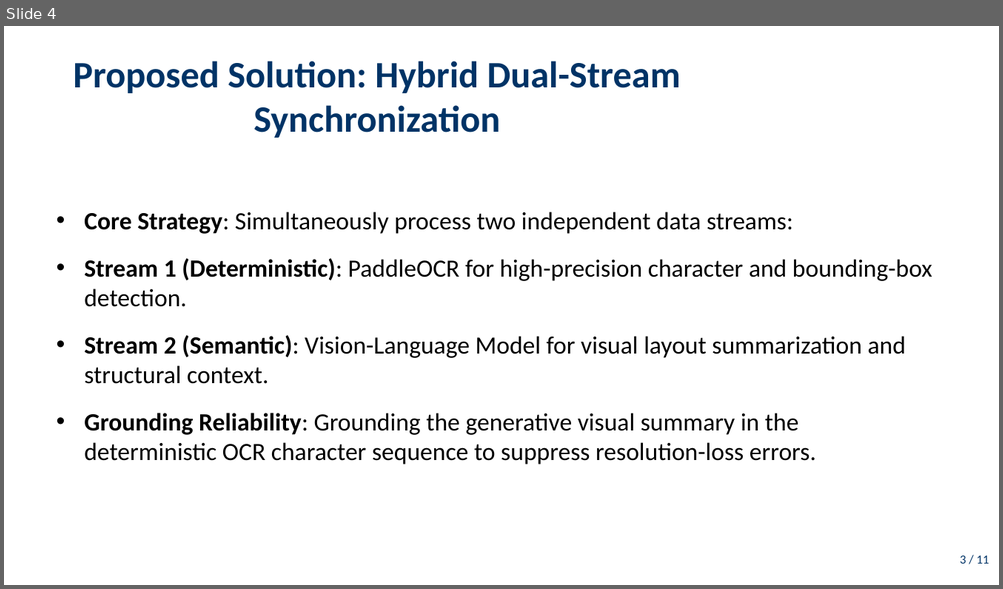
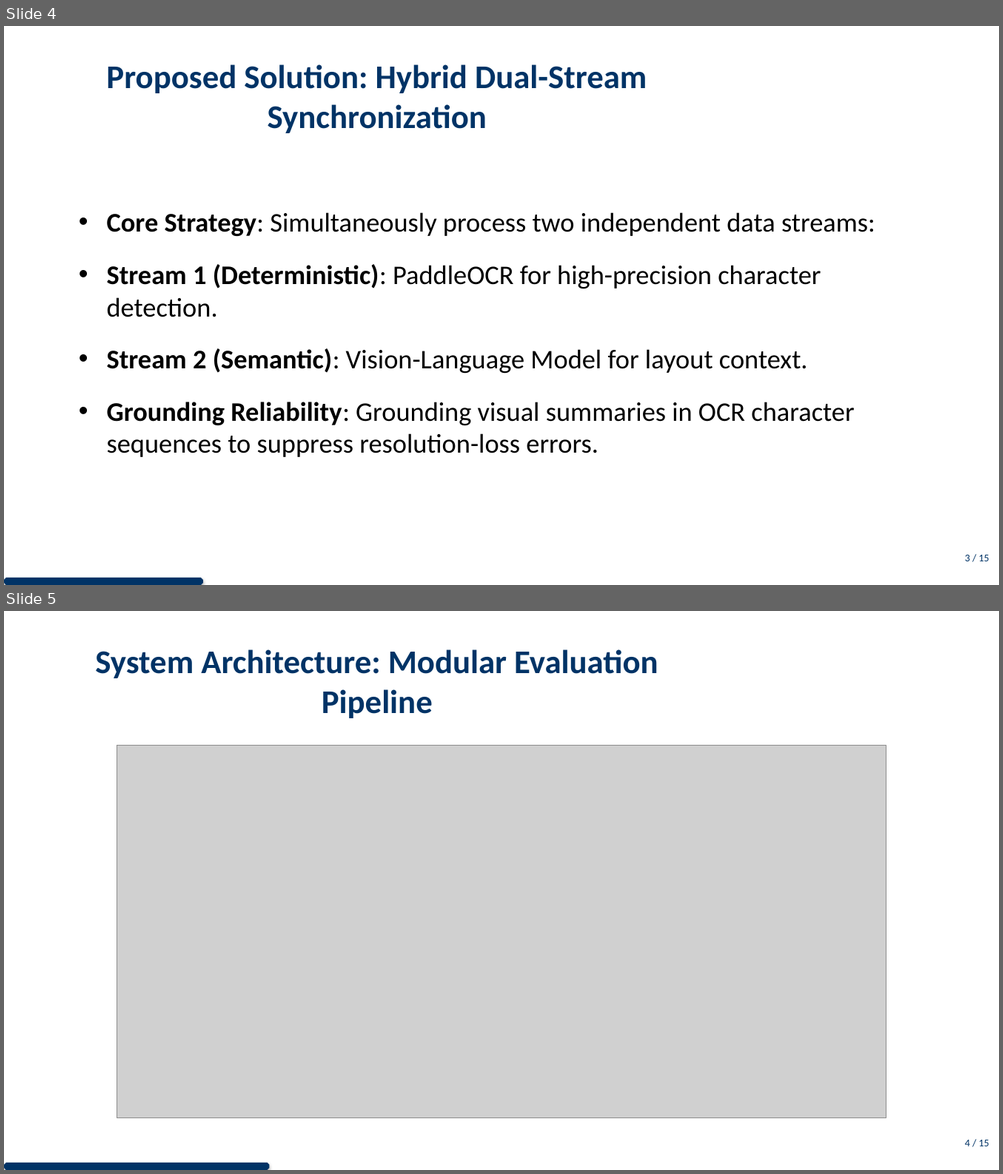
Before and after one commit to DESMOND135/DOCVQA-RAG-PERCEPTION-BENCHMARK, a slide deck: presentation/presentation.pptx. Shown one above the other, each under a label of ours: slide 4 before the commit, slides 4 and 5 after it. The pictures are 1003x589 and 1003x1174 pixels, drawn with LibreOffice and Linux fonts; fonts in the diff are those of the drawing; grey boxes stand for pictures. Boxes give left, top, right and bottom in pixels: in the first picture for what was removed or moved away, otherwise in the second. Text is boxed around its words. In the diff, an @@ line names an element or a change of style, - is before the commit and + after.

Commit message:
Defense Presentation Masterclass: Separated diagrams for visual impact, centralized all slide titles, and implemented a premium Navy Blue branding system with progress tracking.

```diff
--- a/presentation/presentation.pptx
+++ b/presentation/presentation.pptx
@@ slide 5 added at (4, 611, 999, 1170), background #FFFFFF @@
@@ title added at (95, 649, 657, 718), 32 pt, text #003366, bold @@
+System Architecture: Modular Evaluation Pipeline
@@ picture added at (117, 745, 886, 1119) @@
@@ text added at (965, 1140, 989, 1147), 10 pt, text #003366 @@
+4 / 15
@@ octagon added at (4, 1163, 270, 1170), fill #003366 @@
@@ slide 4 changed as well @@
@@ title "Proposed Solution: Hybrid Dual-Stream Synchronization" at (106, 64, 646, 133): size 36 to 32 pt @@
@@ text "Core Strategy: Simultaneously process two ...": place and size @@
-text "Core Strategy: Simultaneously process two ..." at (84, 212, 932, 465)
+text "Core Strategy: Simultaneously process two ..." at (107, 212, 875, 457)
@@ text at (107, 212, 875, 236): size 24 to 26 pt in "Core Strategy: Simultaneously process two independent data ..."; more space between paragraphs @@
@@ text at (107, 264, 854, 457): text changed; size 24 to 26 pt @@
-• Stream 1 (Deterministic): PaddleOCR for high-precision character and bounding-box detection.
-• Stream 2 (Semantic): Vision-Language Model for visual layout summarization and structural context.
-• Grounding Reliability: Grounding the generative visual summary in the deterministic OCR character sequence to suppress resolution-loss errors.
+• Stream 1 (Deterministic): PaddleOCR for high-precision character detection.
+• Stream 2 (Semantic): Vision-Language Model for layout context.
+• Grounding Reliability: Grounding visual summaries in OCR character sequences to suppress resolution-loss errors.
@@ text at (965, 555, 989, 562): text changed; size 12 to 10 pt @@
-3 / 11
+3 / 15
@@ octagon added at (4, 578, 203, 585), fill #003366 @@
```
Also in this commit, not shown: 11 other slides changed, 3 other slides added, 2 other files.
